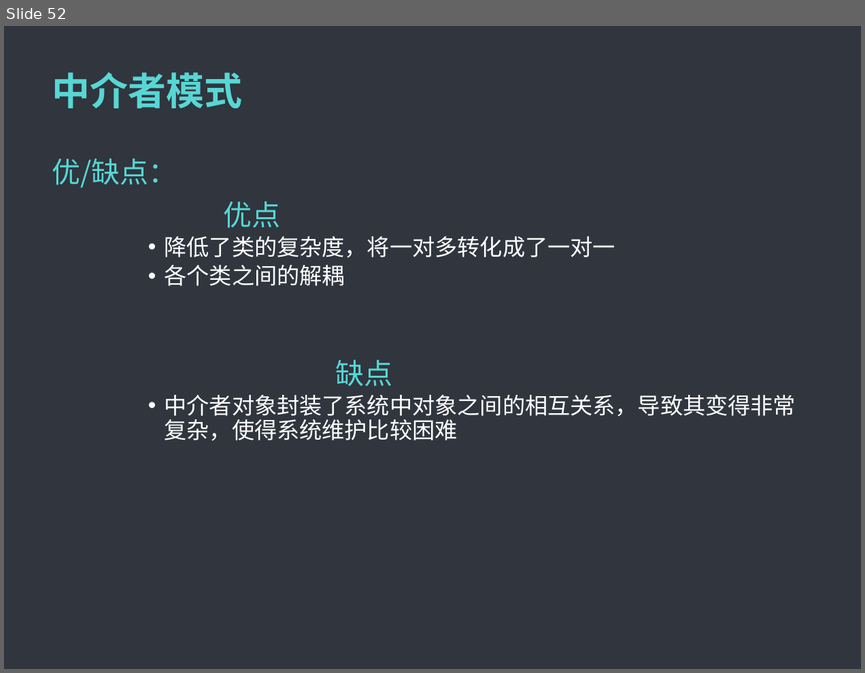
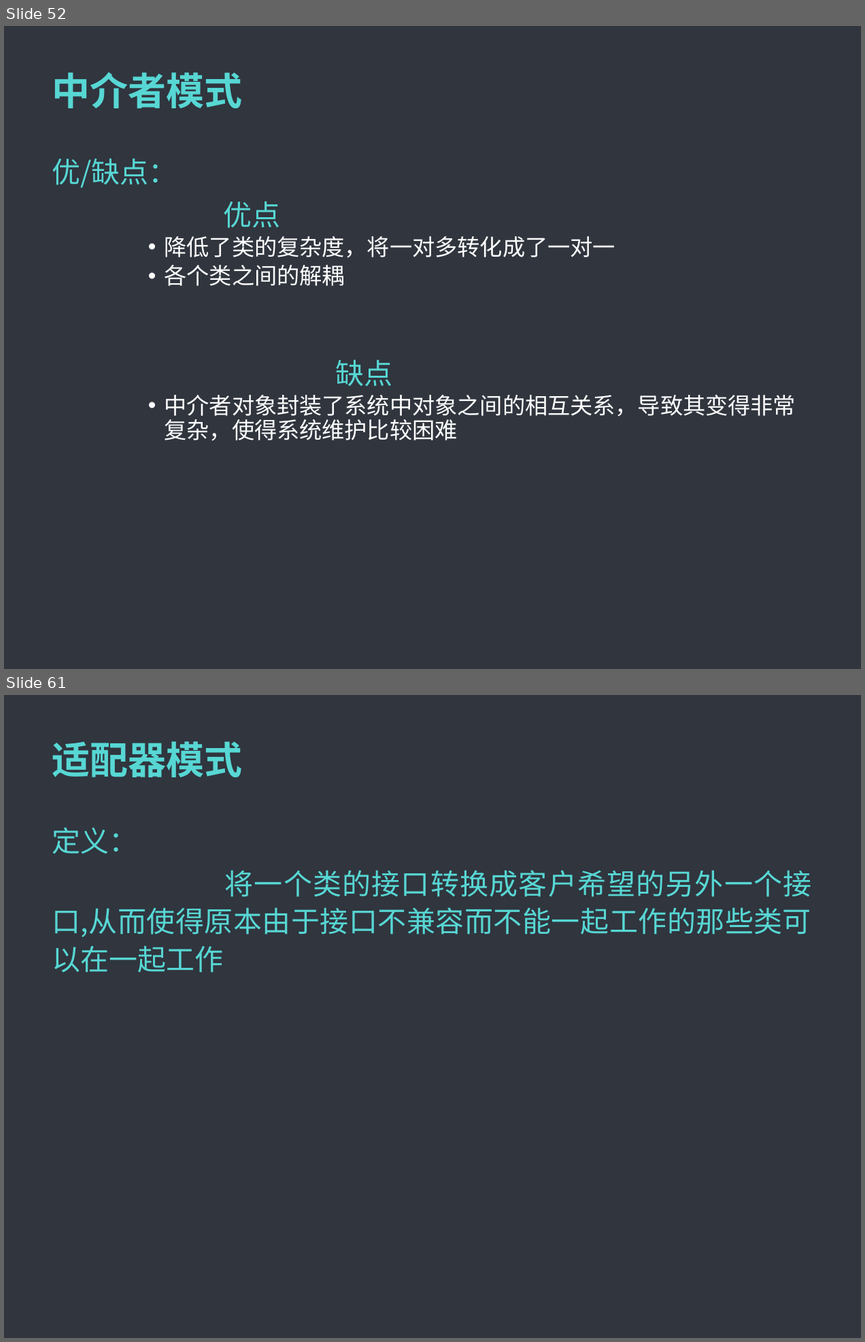
Before and after one commit to MintLy/JavaDesignMode, a slide deck: DesignMode.ppt. Shown one above the other, each under a label of ours: slide 52 before the commit, slides 52 and 61 after it; the slides between them are not shown. The pictures are 865x673 and 865x1342 pixels, drawn with LibreOffice and Linux fonts; fonts in the diff are those of the drawing; background and template pictures are left out. Boxes give left, top, right and bottom in pixels: in the first picture for what was removed or moved away, otherwise in the second. Text is boxed around its words. In the diff, an @@ line names an element or a change of style, - is before the commit and + after.

```diff
--- a/DesignMode.ppt
+++ b/DesignMode.ppt
@@ slide 61 added at <box>4,695,861,1338</box>, background #5F5F5F; not listed: 1 template element that a slide beside it also shows @@
@@ title added at <box>52,741,242,777</box>, 32 pt, text #57D7D4, bold @@
+适配器模式
@@ text added at <box>52,827,812,972</box>, 24 pt, text #57D7D4 @@
+定义：
+将一个类的接口转换成客户希望的另外一个接口,从而使得原本由于接口不兼容而不能一起工作的那些类可以在一起工作
```
Also in this commit, not shown: 28 other slides added, 26 other files.
